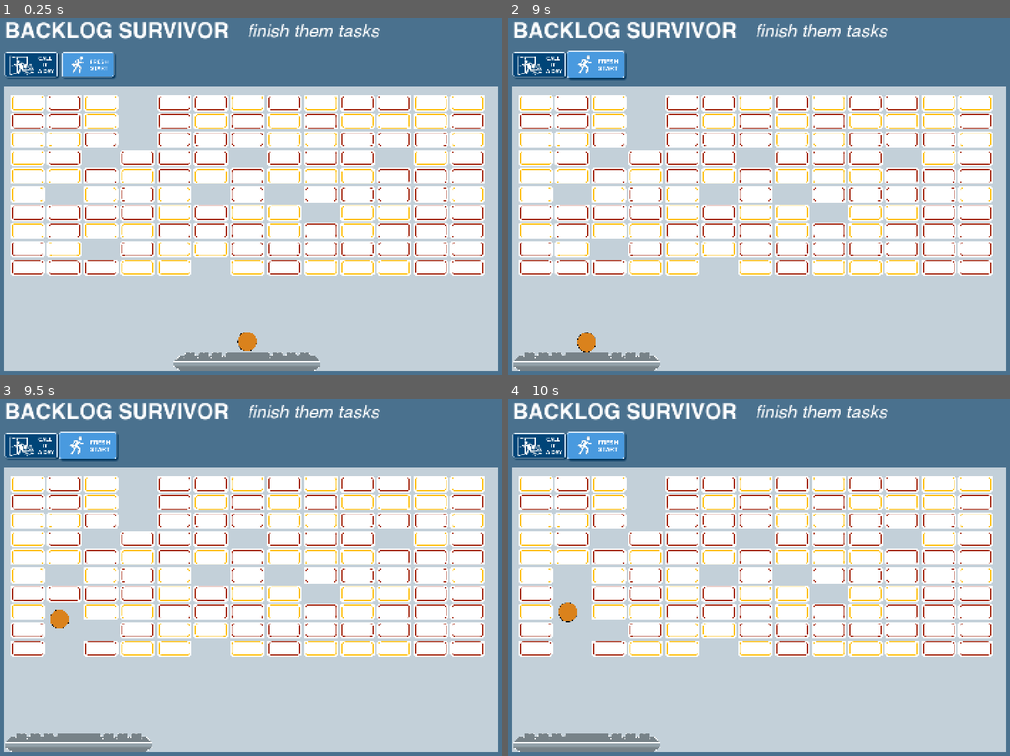
Above: before the commit, frames 1-4 (two rows, left to right).
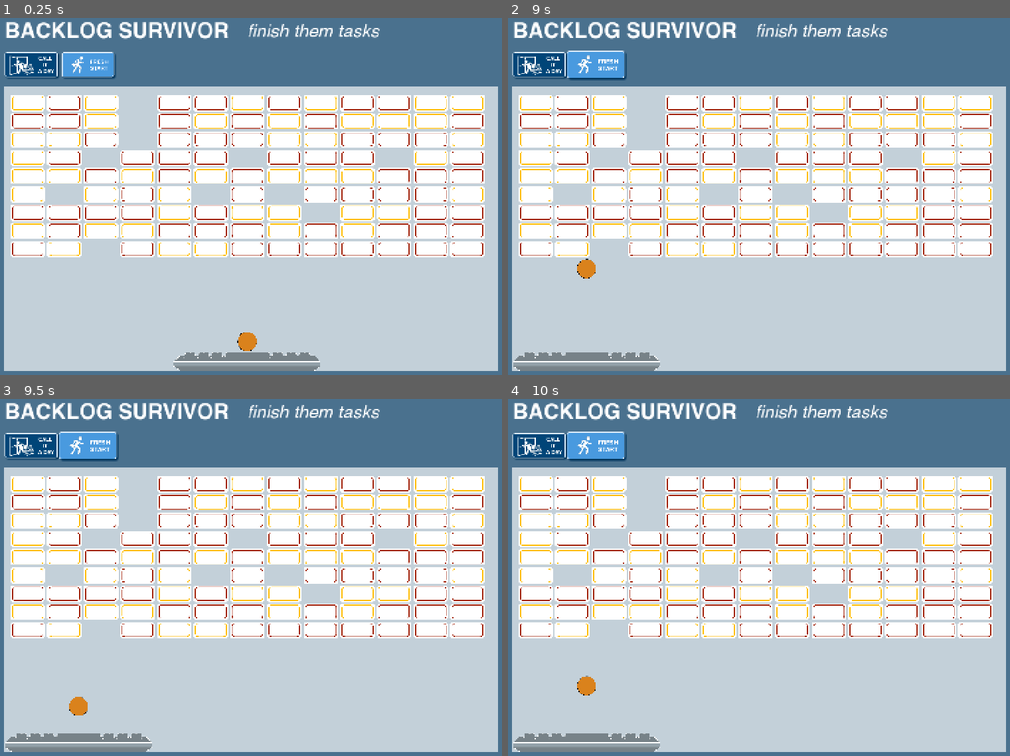
Above: after the commit, the same moments.

Repository: grkovalev/office-game
Game: Godot game, scene res://backlogarkanoid.tscn
The game is run twice, just before and just after one commit, with the same random seed, the same clock (stepped at 60 frames per second) and the same inputs. This scene is started directly instead of the project's main scene.
Inputs (mouse positions are in pixels of both pictures, inside the frame that each line leads up to):
- Up to frame 1 (0.25 s): no input
- Up to frame 2 (9 s): click (598, 67) at 0.5 s; click (598, 67) at 1.25 s; click (598, 67) at 2 s; tap Enter at 2.75, 5, 7.25 s; move the mouse to (869, 175) at 2.77 s; hold Right (ui_right) 2.78-3.5 s; tap R every 1.5 s from 2.85 to 8.85 s; click (869, 175) at 2.92 s; tap Space at 3.02, 4.25, 5.75, 6.02, 8 s; drag from (648, 214) to (728, 271) at 3.52 s; move the mouse to (804, 107) at 4.27 s; hold Right (ui_right) 4.28-5 s; drag from (728, 271) to (593, 135) at 5.02 s; move the mouse to (914, 250) at 5.77 s; hold Left (ui_left) 5.78-6.5 s; drag from (593, 135) to (673, 96) at 6.52 s; move the mouse to (779, 192) at 7.27 s; hold Left (ui_left) 7.28-8 s; click (779, 192) at 7.42 s; drag from (673, 96) to (648, 214) at 8.02 s; move the mouse to (869, 175) at 8.77 s; hold Up (ui_up) from 8.78 s (still down)
- Up to frame 3 (9.5 s): keep holding Up (ui_up); tap Space at 9.02 s
- Up to frame 4 (10 s): release Up (ui_up) at 9.5 s; drag from (648, 595) to (728, 652) at 9.52 s

The runs differ from the first frame. In frame 1, 3.6% of the frame differs, in the area x 2-97%, y 67-73%; in frame 2, 3.8%; in frame 3, 4.1%; in frame 4, 4.5%, in the area x 2-97%, y 52-84%.

Commit message:
fixed ball speed and acceleration behaviour

Diff:
--- a/backlogarkanoid.tscn
+++ b/backlogarkanoid.tscn
@@ -79,6 +79,7 @@
 [node name="grid" type="Node2D" parent="env" unique_id=45948306]
 position = Vector2(136, 296)
 script = ExtResource("3_n4sgu")
+rows = 9
 brick_atlas = ExtResource("4_facmc")
 brick_display_size = Vector2(97.5, 45.5)
 brick_gap = Vector2(6, 6)
@@ -108,6 +109,7 @@
 [node name="ball_char" type="CharacterBody2D" parent="ball/ballctrl" unique_id=775356162]
 scale = Vector2(0.99999994, 0.99999994)
 script = ExtResource("6_7afv6")
+ball_speed = 300.0
 paddle_path = NodePath("../../../player/playctrl/play_char")
 paddle_collision_path = NodePath("../../../player/playctrl/play_char/play_coll")
 bounds_path = NodePath("../../../bg/bg_tiles")
--- a/ball_char.gd
+++ b/ball_char.gd
@@ -1,6 +1,8 @@
 extends CharacterBody2D
 
-const BALL_SPEED := 900.0
+@export var ball_speed: float = 900.0
+@export var brick_speed_boost: float = 0.0
+@export var max_ball_speed: float = 0.0
 const MAX_PADDLE_BOUNCE_ANGLE := deg_to_rad(60.0)
 const MIN_VERTICAL_ANGLE := deg_to_rad(10.0) # minimum angle away from horizontal
 
@@ -19,6 +21,7 @@
 var bounds_rect: Rect2
 
 var attached := true
+var current_speed: float = 900.0
 
 func _ready() -> void:
 	var p_shape := paddle_coll.shape as RectangleShape2D
@@ -30,6 +33,7 @@
 
 	var r := bounds_rect_node.get_global_rect()
 	bounds_rect = Rect2(r.position, r.size)
+	current_speed = ball_speed
 
 	_stick_to_paddle()
 
@@ -38,10 +42,11 @@
 		_stick_to_paddle()
 		if Input.is_action_just_pressed("ui_up") or Input.is_action_just_pressed("move_up"):
 			attached = false
-			velocity = Vector2.UP * BALL_SPEED
+			current_speed = ball_speed
+			velocity = Vector2.UP * ball_speed
 		return
 
-	velocity = _ensure_not_too_flat(velocity)
+	velocity = _ensure_not_too_flat(velocity, current_speed)
 	move_and_slide()
 
 	var bounced := false
@@ -64,17 +69,20 @@
 			bounced = true
 
 			if collider != null and collider.is_in_group("brick"):
+				if brick_speed_boost > 0.0:
+					var cap: float = max_ball_speed if max_ball_speed > 0.0 else ball_speed * 3.0
+					current_speed = min(current_speed + brick_speed_boost, cap)
 				collider.queue_free()
 				# After hitting a brick, don't process more collisions this frame
 				break
 
 	if bounced:
-		velocity = _ensure_not_too_flat(velocity)
+		velocity = _ensure_not_too_flat(velocity, current_speed)
 
 	# Manual walls using bg_tiles rectangle
 	_handle_bounds()
 
-	velocity = _ensure_not_too_flat(velocity)
+	velocity = _ensure_not_too_flat(velocity, current_speed)
 
 func _stick_to_paddle() -> void:
 	var p := paddle.global_position
@@ -91,7 +99,8 @@
 
 	var angle := offset * MAX_PADDLE_BOUNCE_ANGLE
 	var dir := Vector2(sin(angle), -cos(angle)) # straight up at center, more diagonal at edges
-	velocity = _ensure_not_too_flat(dir * BALL_SPEED)
+	current_speed = ball_speed
+	velocity = _ensure_not_too_flat(dir * ball_speed, current_speed)
 
 func _handle_bounds() -> void:
 	var pos := global_position
@@ -119,10 +128,11 @@
 
 	global_position = pos
 
-func _ensure_not_too_flat(v: Vector2) -> Vector2:
+func _ensure_not_too_flat(v: Vector2, speed: float = -1.0) -> Vector2:
+	var use_speed: float = speed if speed > 0.0 else ball_speed
 	# If the vector is almost zero, reset to straight up
 	if v.length_squared() < 0.0001:
-		return Vector2(0, -1) * BALL_SPEED
+		return Vector2(0, -1) * use_speed
 
 	var n: Vector2 = v.normalized()
 
@@ -135,4 +145,4 @@
 		var sx: float = sqrt(max(0.0, 1.0 - n.y * n.y))
 		n.x = (sign(n.x) if n.x != 0.0 else 1.0) * sx
 
-	return n.normalized() * BALL_SPEED
+	return n.normalized() * use_speed
